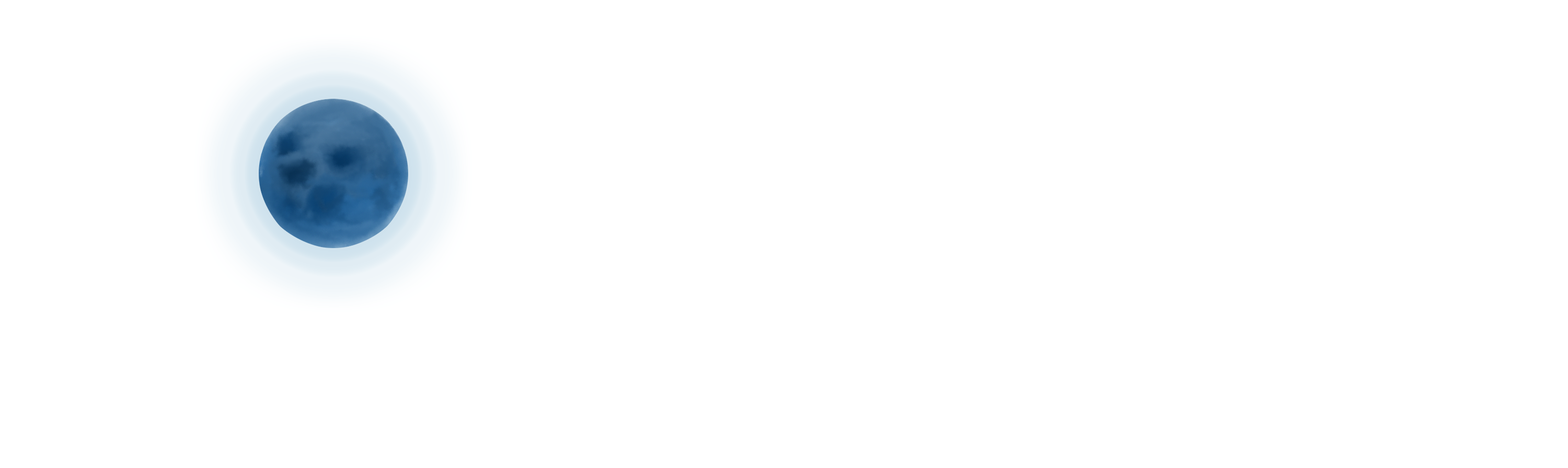
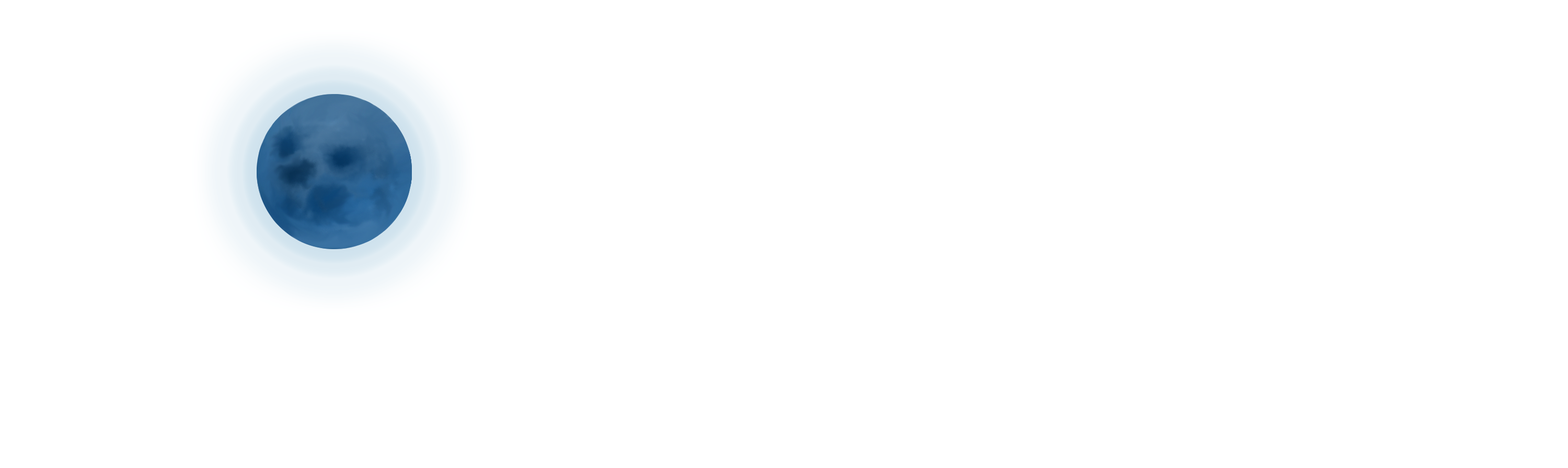
The second 1568 x 468 image is a revision of the first. Changes to its layers:
painted on "Calque 3" over [256, 94, 412, 250]
